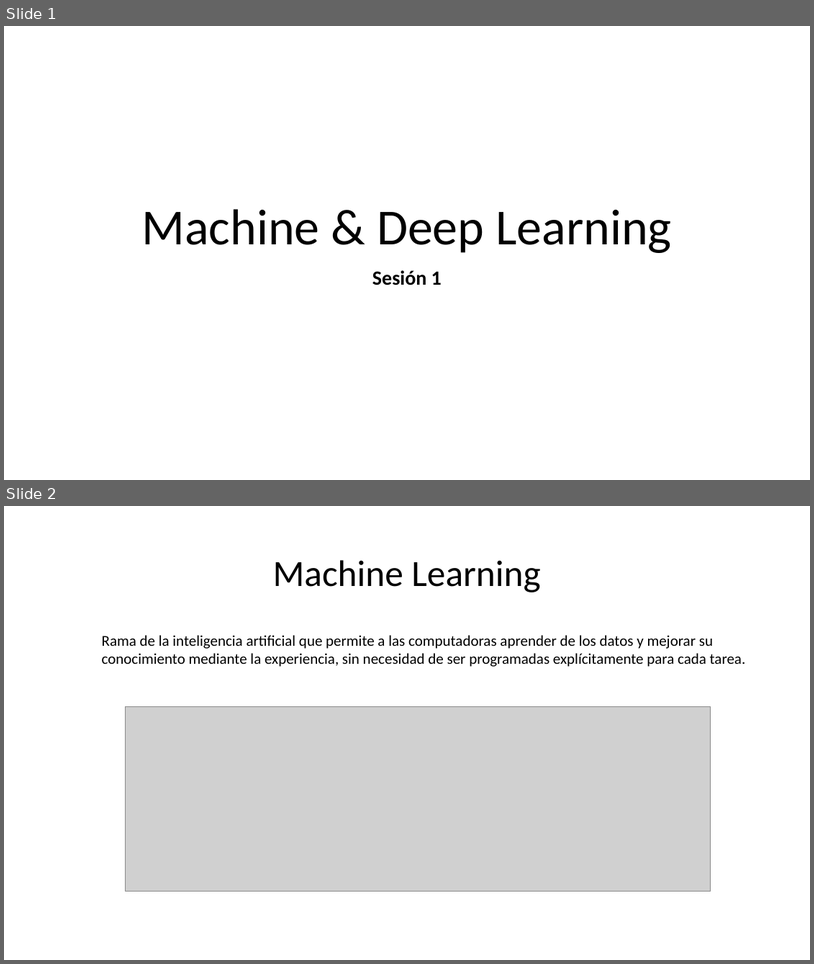
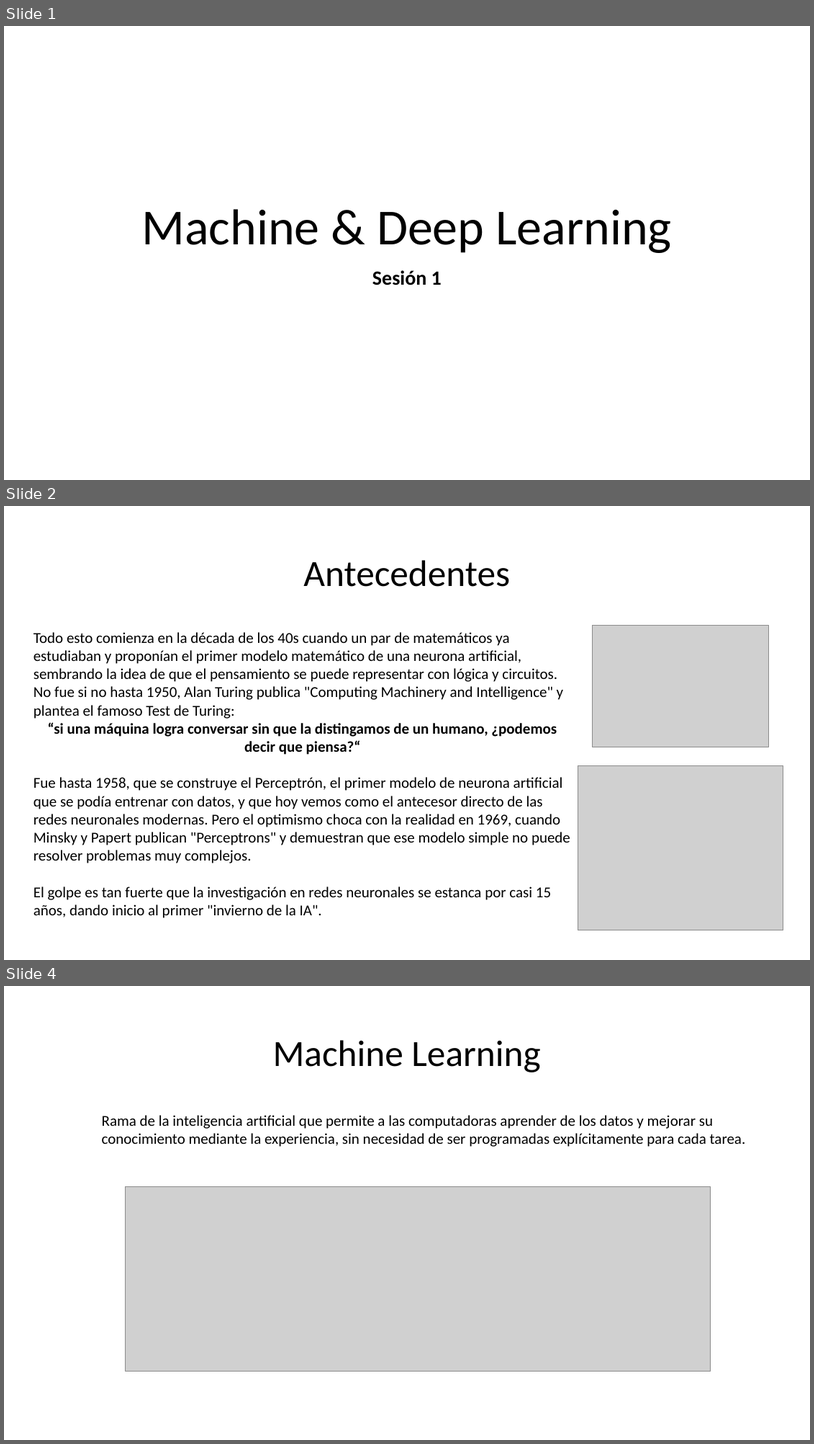
Before and after one commit to Leonardogamu/sesiones, a slide deck: Machine & Deep Learning.pptx. Shown one above the other, each under a label of ours: slides 1 and 2 before the commit, slides 1, 2 and 4 after it; the slides between them are not shown. The pictures are 814x964 and 814x1444 pixels, drawn with LibreOffice and Linux fonts; fonts in the diff are those of the drawing; grey boxes stand for pictures. Boxes give left, top, right and bottom in pixels: in the first picture for what was removed or moved away, otherwise in the second. Text is boxed around its words. In the diff, an @@ line names an element or a change of style, - is before the commit and + after.

```diff
--- a/Machine & Deep Learning.pptx
+++ b/Machine & Deep Learning.pptx
@@ slide 2 added at box(4, 506, 810, 960), background #FFFFFF @@
@@ title added at box(304, 560, 510, 587), 44 pt, text #000000 @@
+Antecedentes
@@ text added at box(34, 632, 571, 918), 18 pt, text #000000 @@
+Todo esto comienza en la década de los 40s cuando un par de matemáticos ya estudiaban y proponían el primer modelo matemático de una neurona artificial, sembrando la idea de que el pensamiento se puede representar con lógica y circuitos. No fue si no hasta 1950, Alan Turing publica "Computing Machinery and Intelligence" y plantea el famoso Test de Turing:
+“si una máquina logra conversar sin que la distingamos de un humano, ¿podemos decir que piensa?“
+Fue hasta 1958, que se construye el Perceptrón, el primer modelo de neurona artificial que se podía entrenar con datos, y que hoy vemos como el antecesor directo de las redes neuronales modernas. Pero el optimismo choca con la realidad en 1969, cuando Minsky y Papert publican "Perceptrons" y demuestran que ese modelo simple no puede resolver problemas muy complejos.
+El golpe es tan fuerte que la investigación en redes neuronales se estanca por casi 15 años, dando inicio al primer "invierno de la IA".
@@ picture added at box(593, 626, 769, 747) @@
@@ picture added at box(578, 765, 784, 930) @@
@@ what was slide 2 is now slide 4 @@
```
Also in this commit, not shown: 1 slide changed, 2 other slides added.
